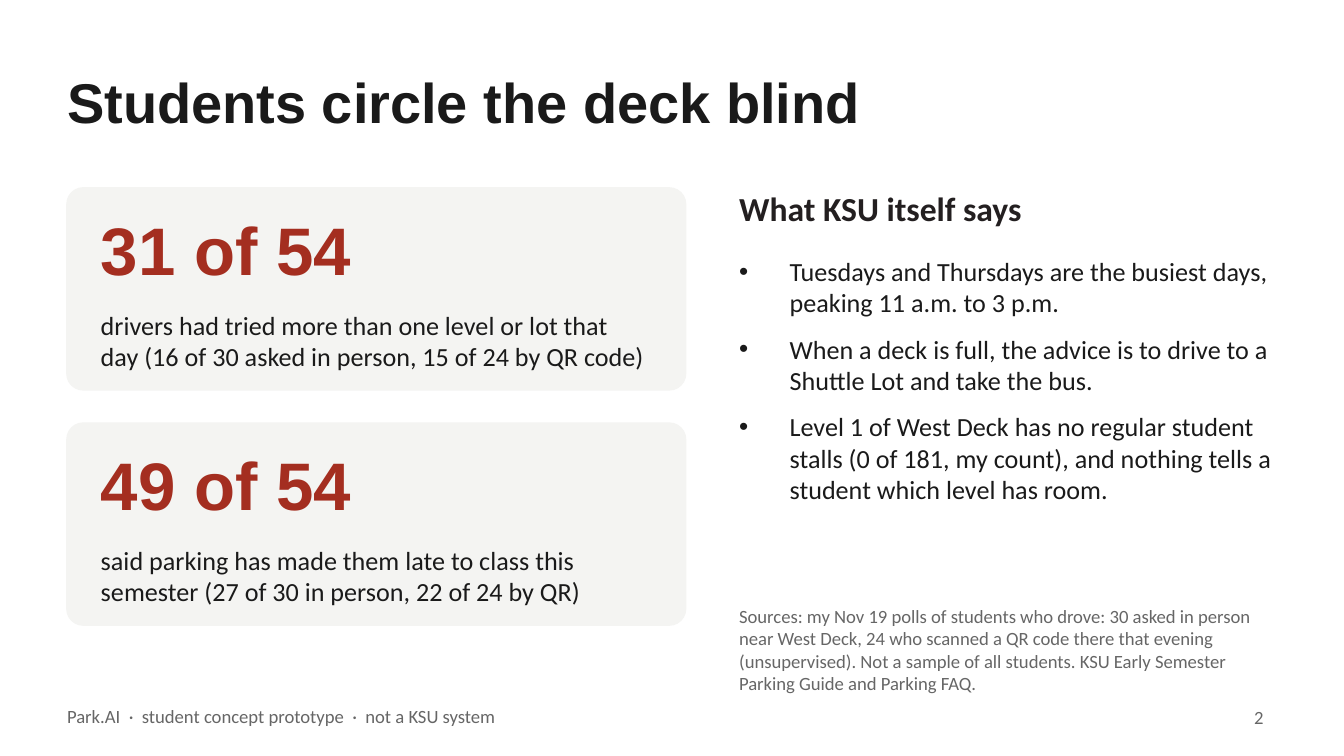
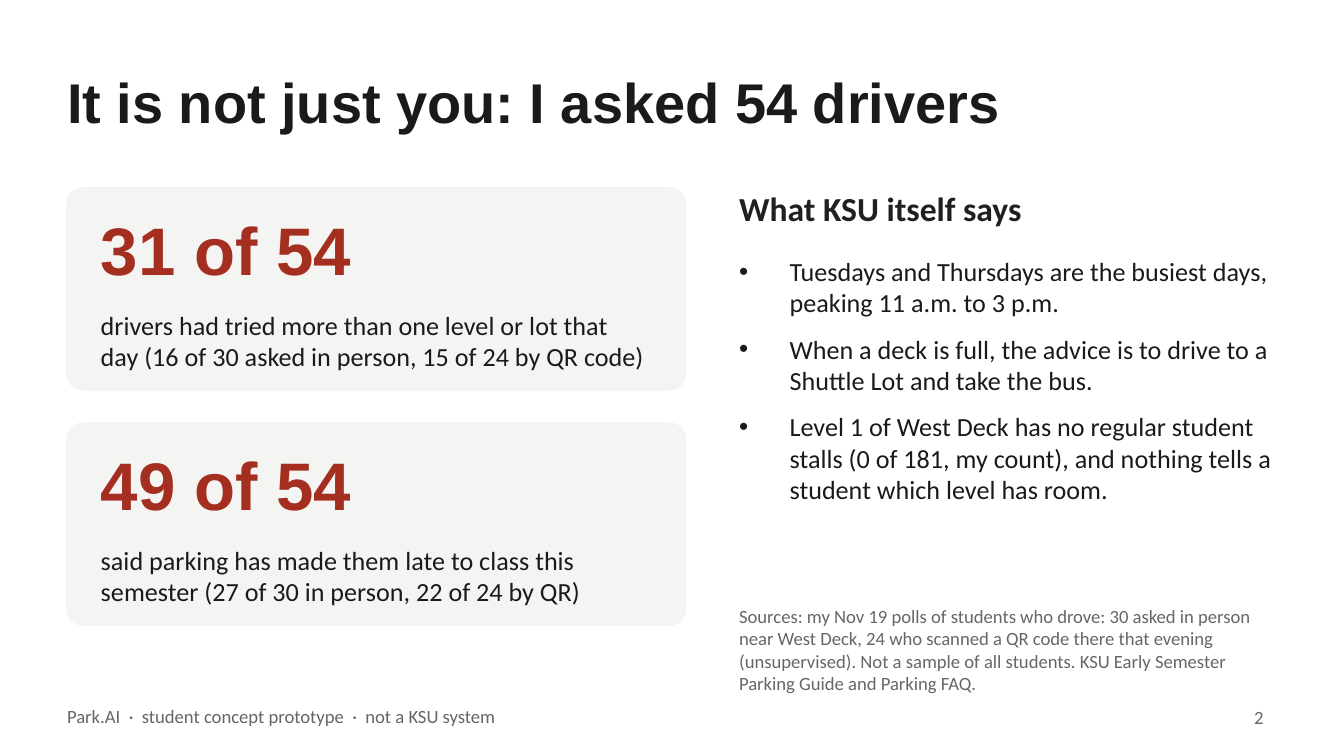
Before and after one commit to boots59/park.ai, a slide deck: slide 2 of submission/Park-AI-pitch-DRAFT.pptx. Drawn at 1344x756 pixels with LibreOffice and Linux fonts; fonts in the diff are those of the drawing. Boxes give left, top, right and bottom in pixels: in the first picture for what was removed or moved away, otherwise in the second. Text is boxed around its words. In the diff, an @@ line names an element or a change of style, - is before the commit and + after.

```diff
--- a/submission/Park-AI-pitch-DRAFT.pptx
+++ b/submission/Park-AI-pitch-DRAFT.pptx
@@ title at bbox=[67, 82, 1000, 133]: text changed @@
-Students circle the deck blind
+It is not just you: I asked 54 drivers
```
Also in this commit, not shown: 3 other slides changed, 2 slides added, 2 slides removed, 4 other files.
